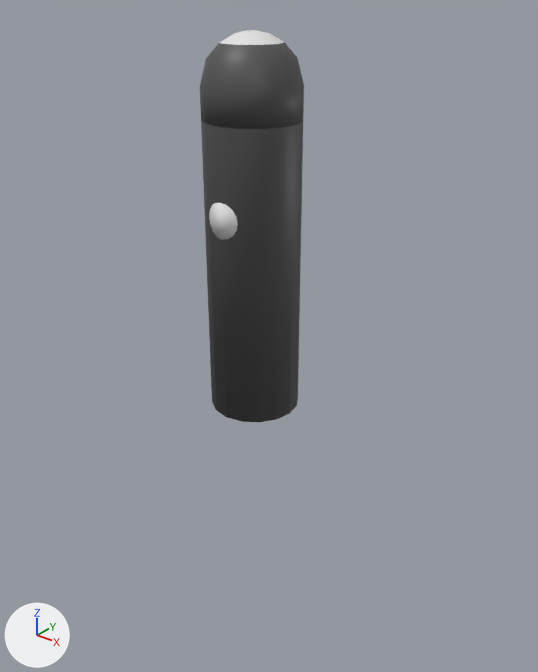
What one commit did to the Blender file Assets/Models/NukeMissile/NukeMissile.blend.
Rendered twice from a camera (50 mm lens) standing at (9.58, -11.46, 8.91) and looking at (0.08, 0.41, 1.54). The axes (+X, +Y, +Z) are drawn at lower left. The lights are the same throughout. The first picture is the older version.

Names of what the first picture shows: 'nukeMissile'.
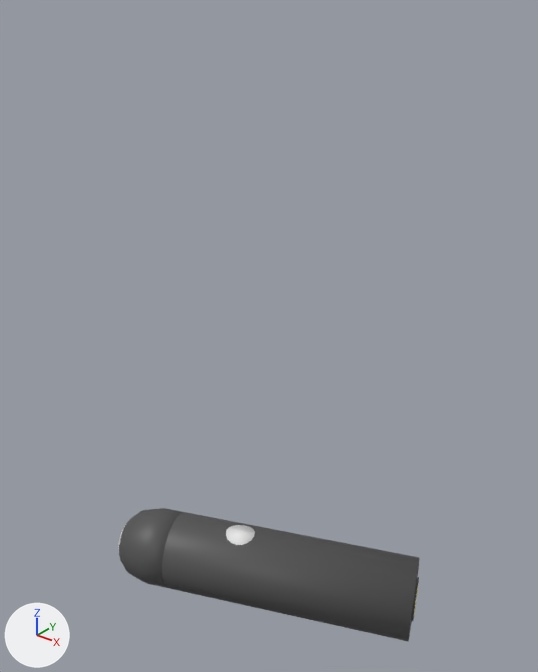
Location of each change, [x1, y1, x2, y2] in pixels of the pictures (538 x 672 px; the box of a moved part takes in the faces that stretch with it):
'nukeMissile', reshaped (188% wider, 66% shorter)
    before: [200, 30, 304, 422]
    after: [119, 508, 420, 641]
part 1 of me_cylinder, moved or reshaped
    before: [201, 120, 303, 422]
    after: [162, 512, 420, 641]
part 2 of me_cylinder, moved or reshaped
    before: [200, 30, 304, 128]
    after: [119, 508, 184, 588]
part 3 of me_cylinder, moved or reshaped
    before: [209, 203, 238, 240]
    after: [226, 525, 255, 545]
part 4 of me_cylinder, added
    after: [411, 577, 419, 621]

What the commit changed:
me_cylinder is used by ob_nukemissile; location (0.0, 0.0, 0.0); rotation (0.0, 0.0, 0.00068), in degrees (0, 0, 0).
me_cylinder had 276 vertices, 272 faces and spanned x -1.0..1.0, y -1.01..1.03, z 0.0..7.97.
me_cylinder now has 276 vertices, 272 faces and spans x -3.64..4.14, y -2.09..2.48, z -6.01..-3.97.
me_cylinder part 1: the loose piece of 49 vertices spanning x -1.0..1.0, y -1.0..1.0, z 0.05..6.36 is multiplied about its middle by the matrix ((0.383, 0.0, -0.924), (-0.924, 0.0, -0.383), (0.0, 1.0, 0.0)), then moved by (0.84, 0.35, -8.21).
me_cylinder part 2: the loose piece of 98 vertices spanning x -1.0..1.0, y -1.0..1.0, z 6.37..7.97 is multiplied about its middle by the matrix ((0.383, 0.0, -0.924), (-0.924, 0.0, -0.383), (0.0, 1.0, 0.0)), then moved by (-2.82, -1.17, -12.17).
me_cylinder part 3: the loose piece of 32 vertices spanning x -0.37..0.37, y -1.01..-0.85, z 4.18..4.92 is multiplied about its middle by the matrix ((0.383, 0.0, -0.924), (-0.924, 0.0, -0.383), (0.0, -1.0, 0.0)), then moved by (-0.4, 0.77, -8.6).
me_cylinder part 4: a new loose piece of 65 vertices spanning x 3.07..4.01, y 1.0..2.06, z -5.53..-4.47.
Other edits to the shape of me_cylinder do not show in these pictures.
